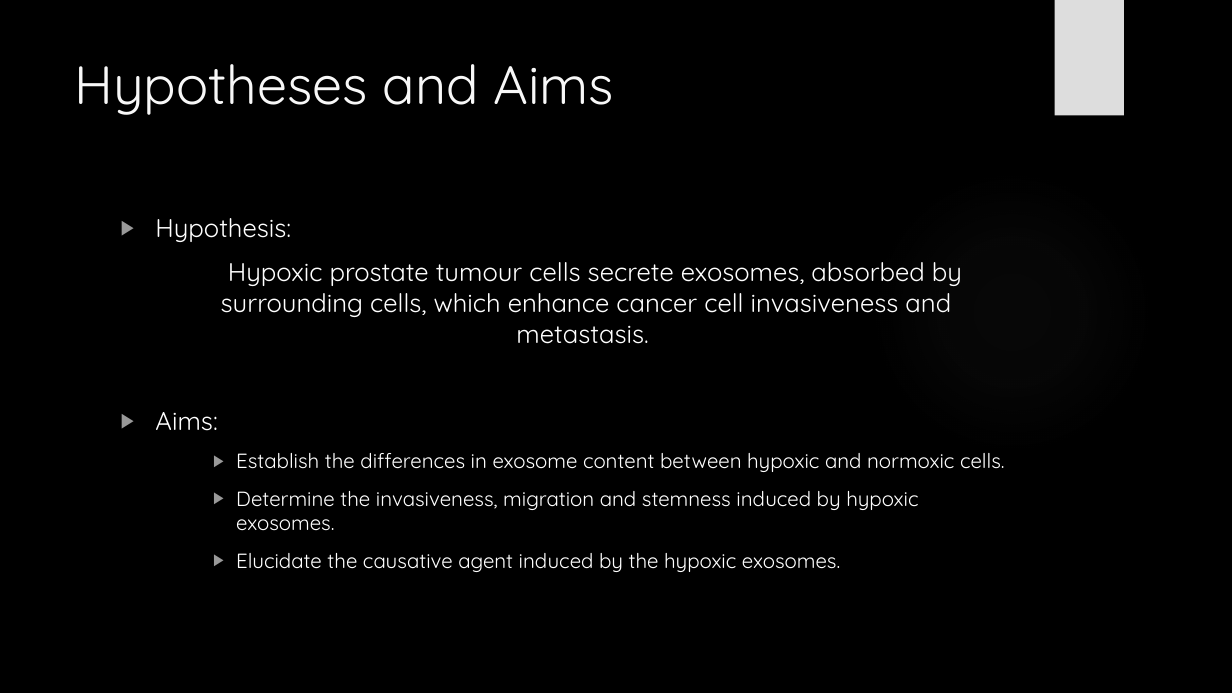
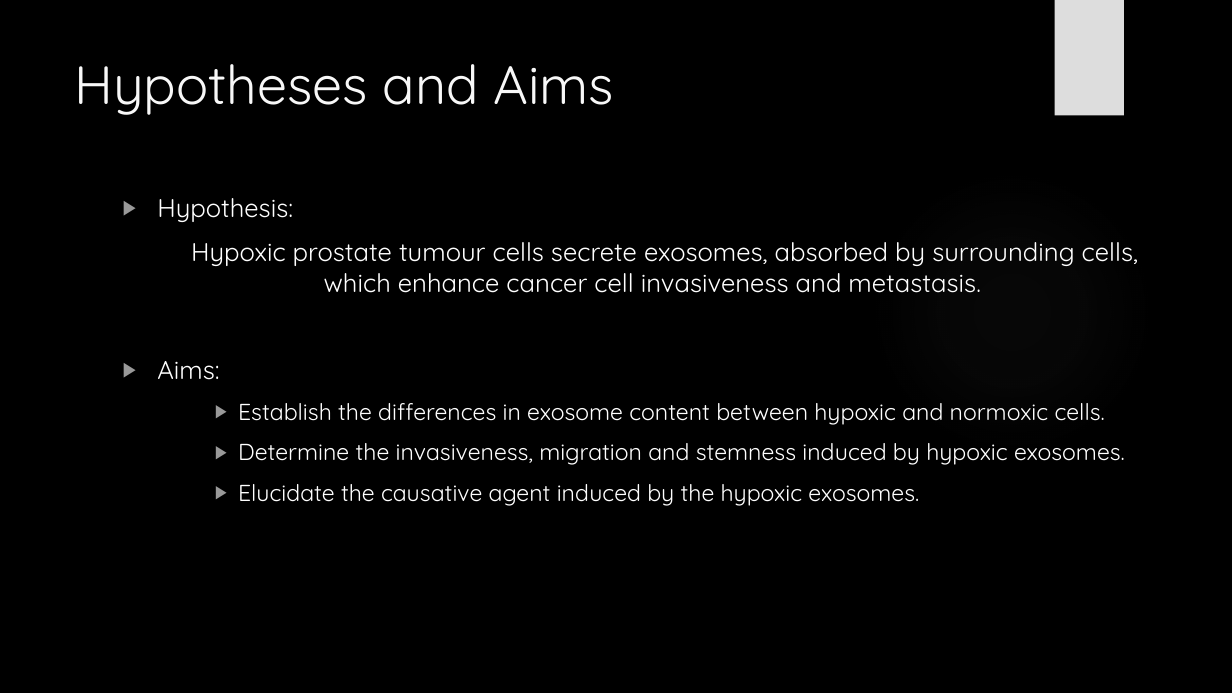
Before and after one commit to HarleyRobinson/Honours2, a slide deck: slide 5 of BackgroundInfo/JCslides.pptx. Drawn at 1232x693 pixels with LibreOffice and Linux fonts; fonts in the diff are those of the drawing; background and template pictures are left out. Boxes give left, top, right and bottom in pixels: in the first picture for what was removed or moved away, otherwise in the second. Text is boxed around its words. In the diff, an @@ line names an element or a change of style, - is before the commit and + after.

```diff
--- a/BackgroundInfo/JCslides.pptx
+++ b/BackgroundInfo/JCslides.pptx
@@ text "Hypothesis:": place and size @@
-text "Hypothesis:" at box(155, 218, 1005, 572)
+text "Hypothesis:" at box(157, 198, 1138, 506)
@@ text at box(238, 403, 1125, 506): size 16 to 18 pt in "Establish the differences in exosome content between ...", "Determine the invasiveness, migration and stemness induced ...", "Elucidate the causative agent induced by the ..." @@
```
Also in this commit, not shown: 4 other slides changed, 1 other file.
